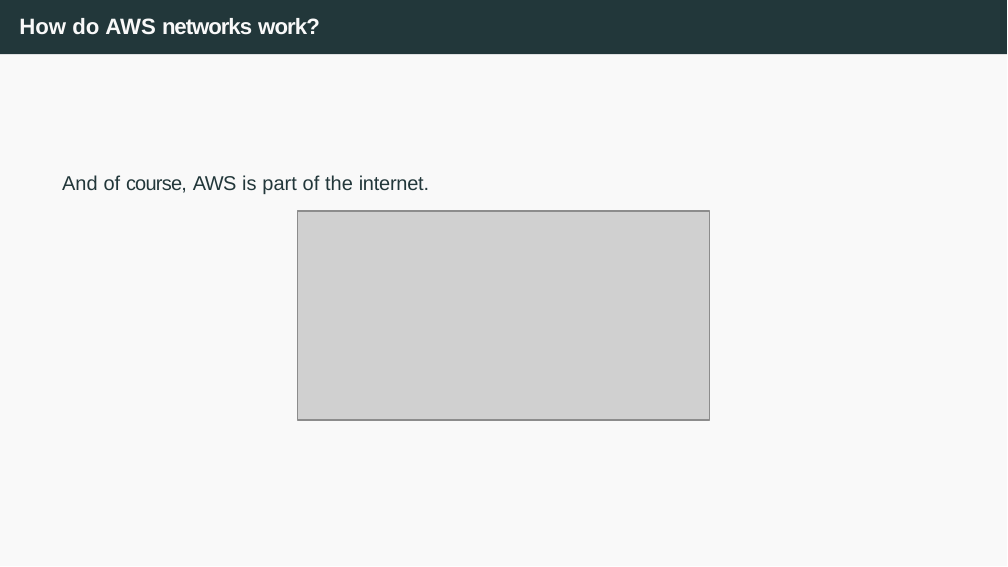
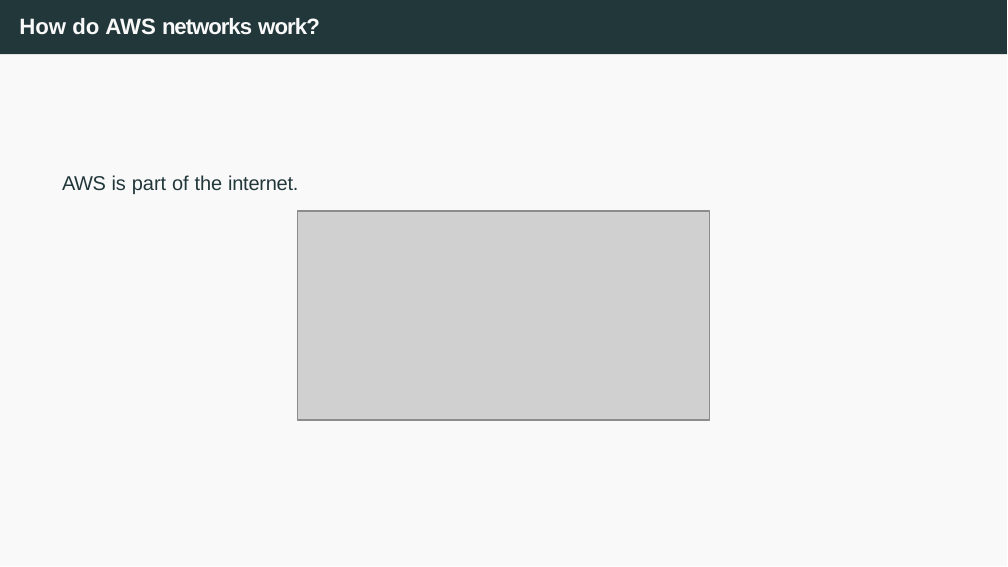
Before and after one commit to francescsolsonatehas/HPDCB, a slide deck: slide 37 of src/slides/Session 6 & 7 - AWS Networking-2026.pptx (slide 41 before the commit). Drawn at 1008x567 pixels with LibreOffice and Linux fonts; fonts in the diff are those of the drawing; grey boxes stand for pictures. Boxes give left, top, right and bottom in pixels: in the first picture for what was removed or moved away, otherwise in the second. Text is boxed around its words. In the diff, an @@ line names an element or a change of style, - is before the commit and + after.

```diff
--- a/src/slides/Session 6 & 7 - AWS Networking-2026.pptx
+++ b/src/slides/Session 6 & 7 - AWS Networking-2026.pptx
@@ text at box(62, 175, 298, 194): text changed @@
-And of course, AWS is part of the internet.
+AWS is part of the internet.
```
Also in this commit, not shown: 2 other slides changed, 5 slides removed, 1 other file.
